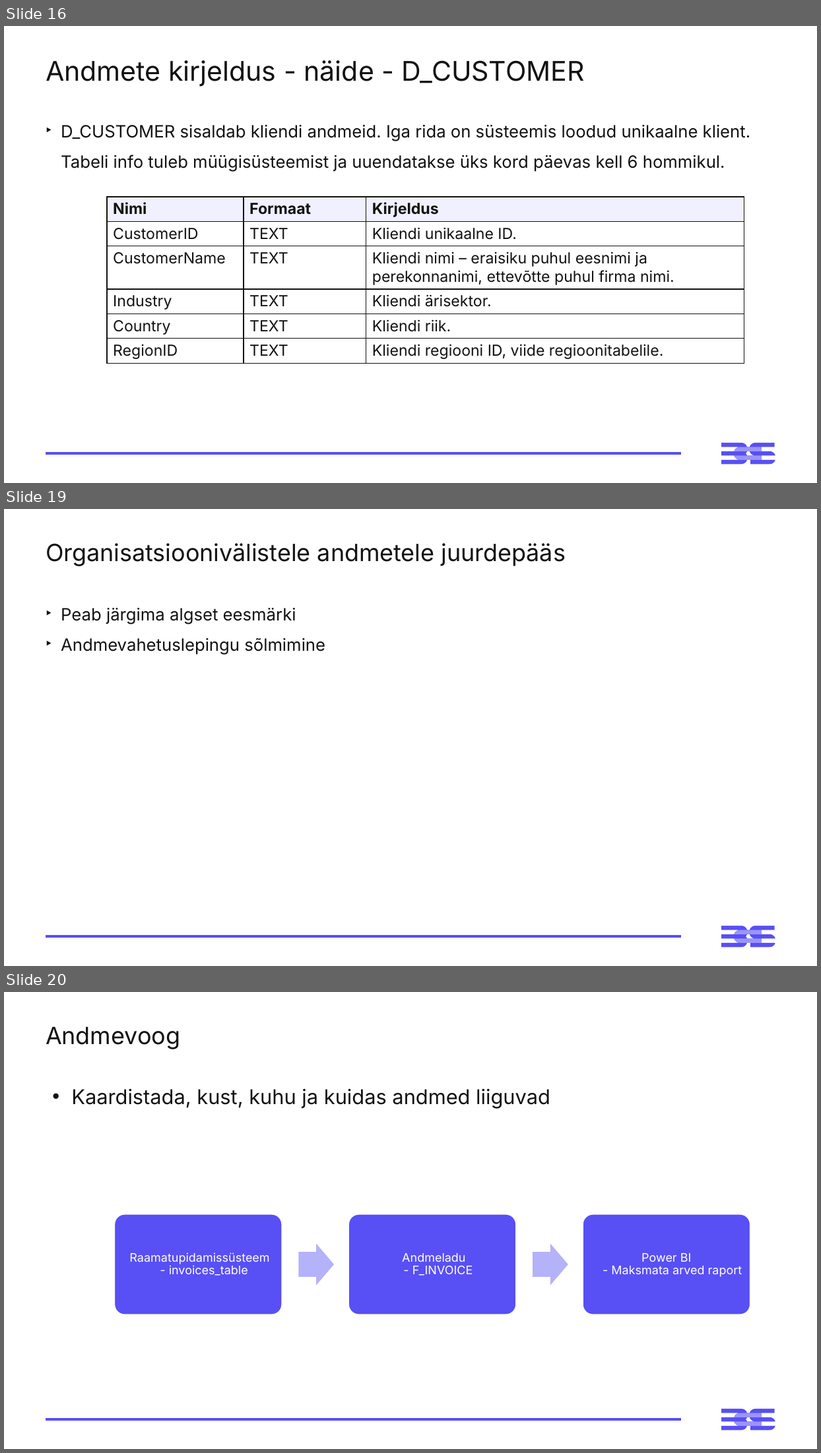
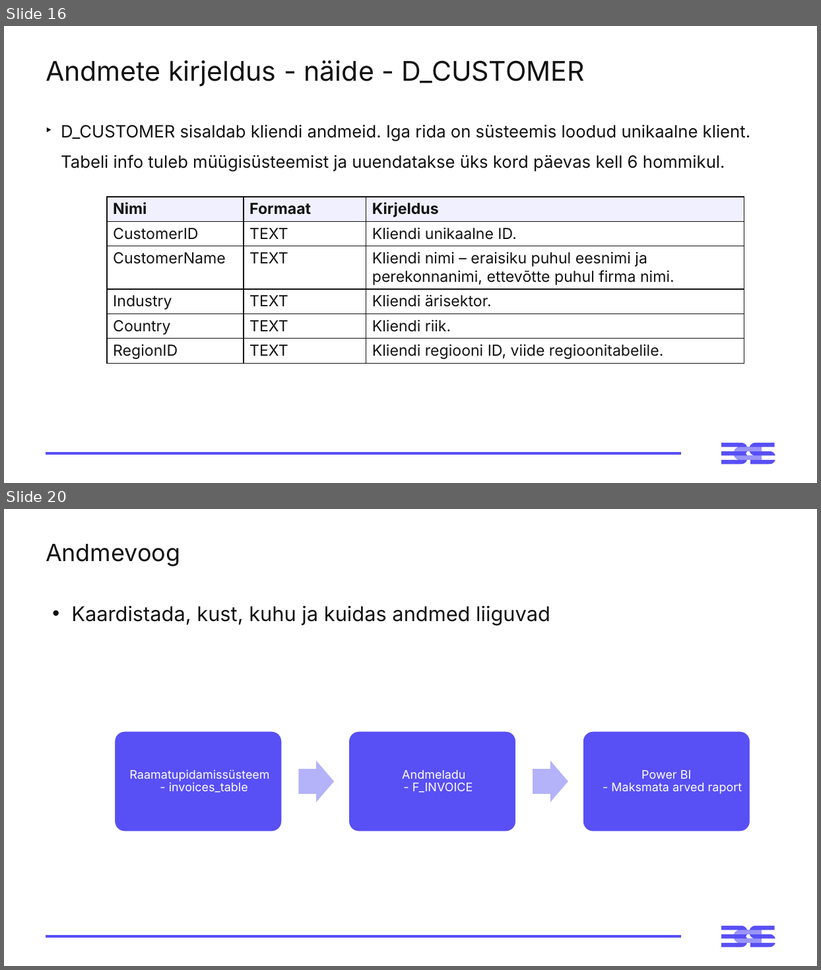
Before and after one commit to emilieabel/andmetarkus, a slide deck: Materjalid/Day9 Andmekorraldus Dim Fakt/9-paev-andmetarkus-esitlus.pptx. Shown one above the other, each under a label of ours: slides 16, 19 and 20 before the commit, slides 16 and 20 after it; the slides between them are not shown. The pictures are 821x1453 and 821x970 pixels, drawn with LibreOffice and Linux fonts; fonts in the diff are those of the drawing. Boxes give left, top, right and bottom in pixels: in the first picture for what was removed or moved away, otherwise in the second. Text is boxed around its words. In the diff, an @@ line names an element or a change of style, - is before the commit and + after.

```diff
--- a/Materjalid/Day9 Andmekorraldus Dim Fakt/9-paev-andmetarkus-esitlus.pptx
+++ b/Materjalid/Day9 Andmekorraldus Dim Fakt/9-paev-andmetarkus-esitlus.pptx
@@ slide 19 removed at [4,509,817,966], background #FFFFFF; not listed: 3 template elements that a slide beside it also shows @@
@@ title removed at [46,543,566,566] @@
-Organisatsioonivälistele andmetele juurdepääs
@@ text removed at [61,607,325,655] @@
-‣ Peab järgima algset eesmärki
-‣ Andmevahetuslepingu sõlmimine
```
Also in this commit, not shown: 1 slide changed, 2 slides added, 1 other slide removed, 7 other files.
